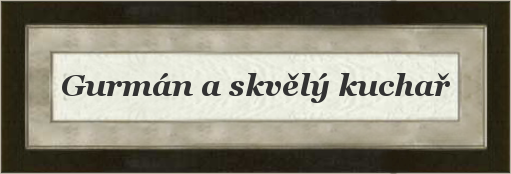
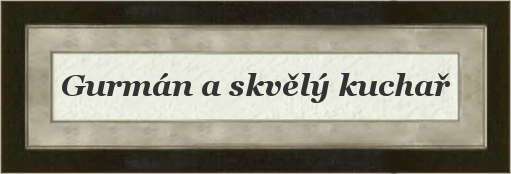
The second 511px x 174px image is a revision of the first. Changes to its layers:
painted on "Card" over [30, 33, 488, 141]
